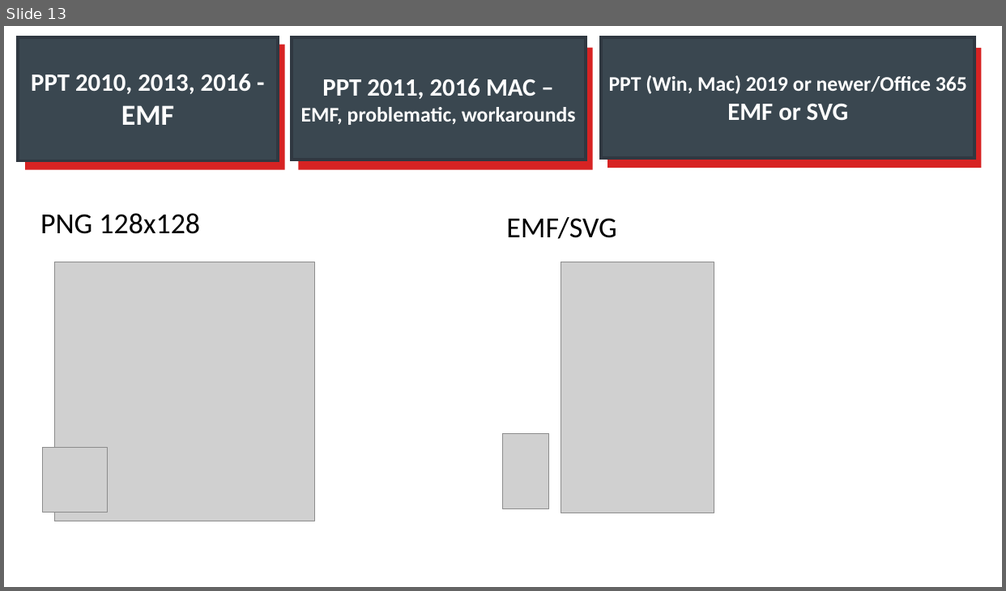
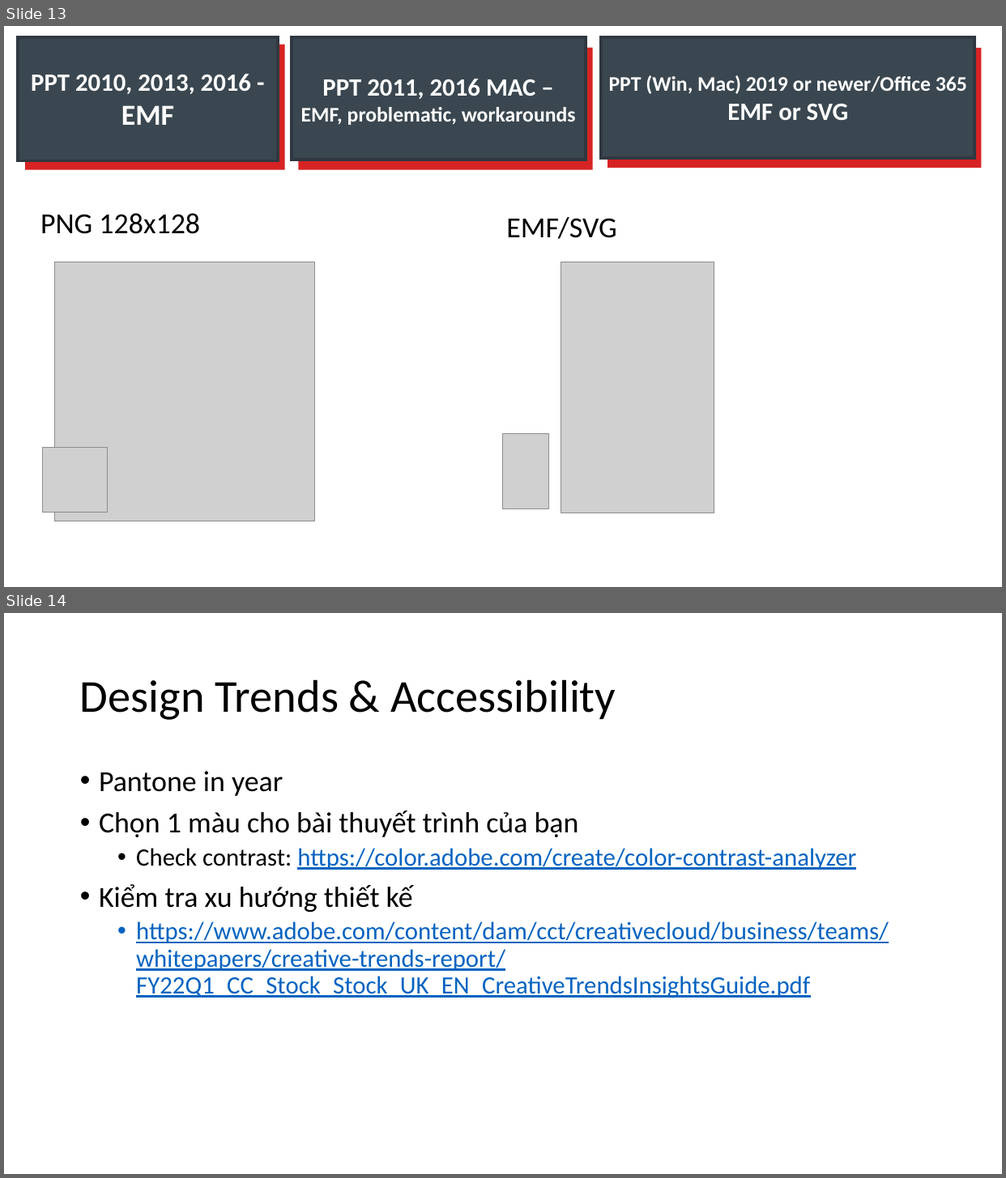
Before and after one commit to tranthanhbinh2603/PPTmasterclassV6_Powerpoint_from_A_to_Z, a slide deck: Section 2 - Essential Knowledge/Essential Knowledge.pptx. Shown one above the other, each under a label of ours: slide 13 before the commit, slides 13 and 14 after it. The pictures are 1006x591 and 1006x1178 pixels, drawn with LibreOffice and Linux fonts; fonts in the diff are those of the drawing; grey boxes stand for pictures. Boxes give left, top, right and bottom in pixels: in the first picture for what was removed or moved away, otherwise in the second. Text is boxed around its words. In the diff, an @@ line names an element or a change of style, - is before the commit and + after.

```diff
--- a/Section 2 - Essential Knowledge/Essential Knowledge.pptx
+++ b/Section 2 - Essential Knowledge/Essential Knowledge.pptx
@@ slide 14 added at [4, 613, 1002, 1174], background #FFFFFF @@
@@ title added at [80, 679, 616, 720], 44 pt, text #000000 @@
+Design Trends & Accessibility
@@ text added at [99, 771, 889, 999], 24 pt, text #0563C1, underline @@
+• Pantone in year
+• Chọn 1 màu cho bài thuyết trình của bạn
+  • Check contrast: https://color.adobe.com/create/color-contrast-analyzer
+• Kiểm tra xu hướng thiết kế
+  • https://www.adobe.com/content/dam/cct/creativecloud/business/teams/whitepapers/creative-trends-report/FY22Q1_CC_Stock_Stock_UK_EN_CreativeTrendsInsightsGuide.pdf
```
Also in this commit, not shown: 7 slides changed, 1 other file.
